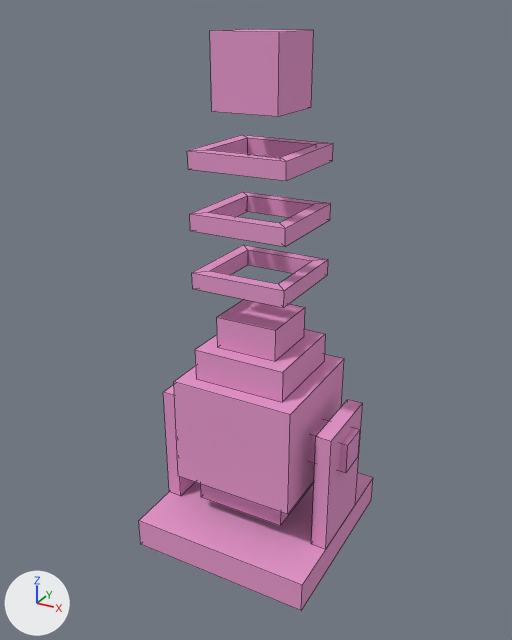
Two versions of the Blender file src/main/resources/assets/technomage/models/block/bore.blend, one commit apart.
Rendered twice from a 50 mm lens placed at (1.69, -2.71, 2.07), pointed at (0.49, -0.52, 0.97). Lighting does not change. The marker at lower left points along +X, +Y and +Z. Mesh edges are drawn as thin lines.

The first picture shows 'BoreBase', 'BoreCore', 'FocusCrystal', 'RingBack', 'RingFront', 'RingMiddle'.
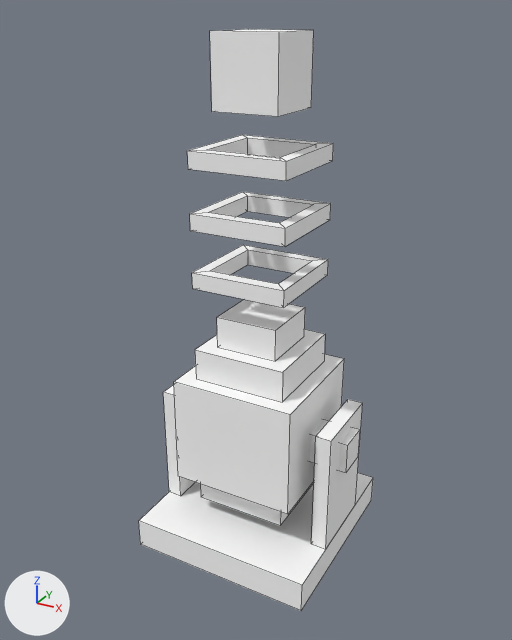
Location of each change, [x1, y1, x2, y2] in pixels of the pictures (512 x 640 px; the box of a moved part takes in the faces that stretch with it):
'BoreCore', recoloured (pink to white): [174, 299, 344, 526] in both
'BoreBase', recoloured (pink to white): [139, 384, 373, 611] in both
'FocusCrystal', recoloured (pink to white): [210, 29, 314, 117] in both
'RingMiddle', recoloured, reshaped (pink to white): [190, 192, 331, 247] in both
'RingBack', recoloured (pink to white): [192, 245, 328, 307] in both
'RingFront', recoloured (pink to white): [187, 135, 333, 181] in both
part 1 of me_ringmiddle, moved or reshaped: [209, 196, 314, 217] in both

What the commit changed:
Material 'Material' (mat_material) changes colour from pink #e79bce to white #ffffff; in linear values from (0.8, 0.326, 0.615) to (1.0, 1.0, 1.0).
me_ringmiddle has 24 vertices, 16 faces and spans x -0.125..0.125, y -0.125..0.125, z -0.031..0.031.
me_ringmiddle is used by ob_ringmiddle; parent ob_borecore; location (0.0, 0.0, 1.375); scale (1.5, 1.5, 1.0).
Verts and faces of me_ringmiddle; kept vertices keep their numbers, new ones are numbered from 24.
Before the commit, vertices of me_ringmiddle: 8 (-0.094, -0.094, 0.031) at pixel (208, 212), 9 (0.094, -0.094, 0.031) at pixel (279, 222), 10 (-0.094, 0.094, 0.031) at pixel (247, 195), 11 (0.094, 0.094, 0.031) at pixel (313, 204), 12 (-0.094, -0.094, -0.031).
Before the commit, vertices of me_ringmiddle: 13 (0.094, -0.094, -0.031), 14 (-0.094, 0.094, -0.031) at pixel (247, 211), 15 (0.094, 0.094, -0.031), 16 (0.094, -0.094, -0.01), 17 (0.094, -0.094, 0.01).
Before the commit, vertices of me_ringmiddle: 18 (0.094, 0.094, 0.01), 19 (0.094, 0.094, -0.01), 20 (-0.094, 0.094, -0.01) at pixel (247, 206), 21 (-0.094, 0.094, 0.01) at pixel (247, 200), 22 (-0.094, -0.094, 0.01).
Before the commit, vertices of me_ringmiddle: 23 (-0.094, -0.094, -0.01).
Part 1, on me_ringmiddle:
Vertices deleted: 16 to 23 (with the faces that use them).
New faces: (8, 12, 14, 10), (9, 11, 15, 13), (10, 14, 15, 11), (8, 9, 13, 12).
